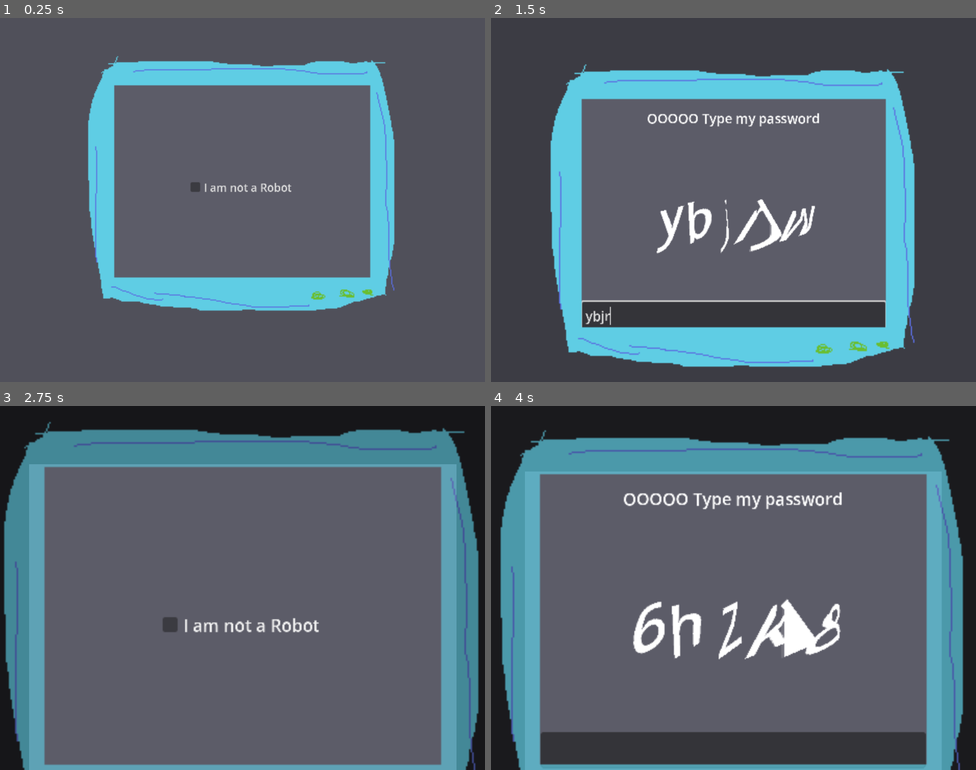
Above: before the commit, frames 1-4 (two rows, left to right).
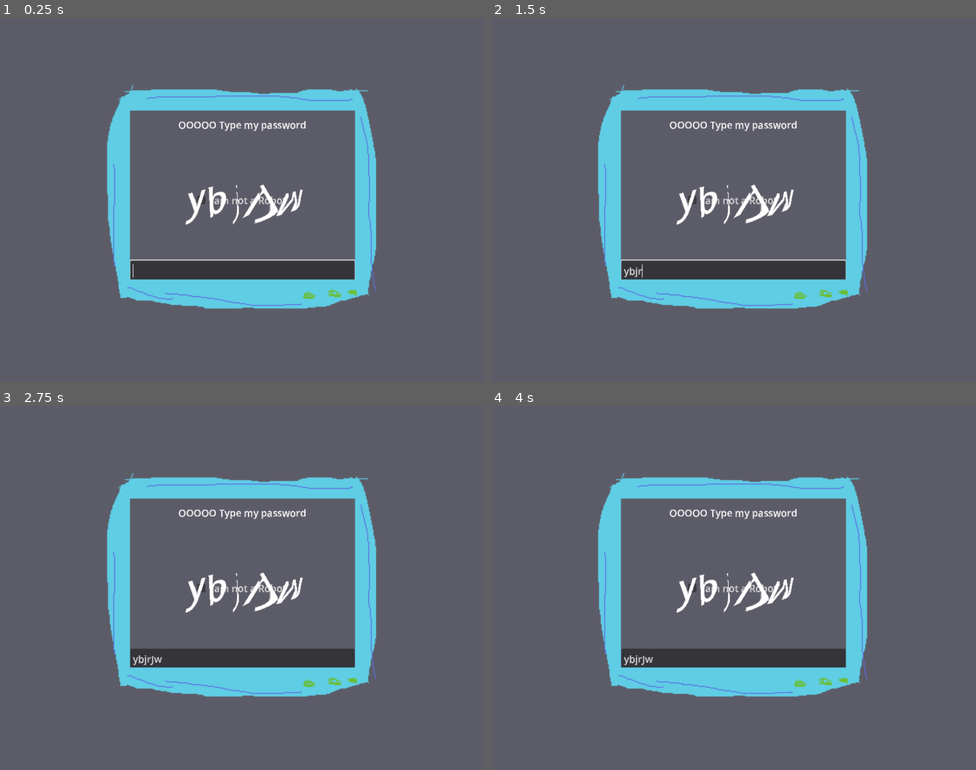
Above: after the commit, the same moments.

Repository: my-koala/UHackathon2025
Game: Godot game, scene res://assets/main.tscn
Same seed, same stepped clock (60 frames per second), same inputs: the game is played once before the commit and once after it. The engine's default icon, where the game draws it, is replaced by a stand-in: a white triangle on a blue panel in a dark square.
Inputs (mouse positions are in pixels of both pictures, inside the frame that each line leads up to):
- Up to frame 1 (0.25 s): no input
- Up to frame 2 (1.5 s): click "I am not a Robot" at 0.5 s; click (733, 265) at 1.27 s; type "ybjrJw" at 1.35 s
- Up to frame 3 (2.75 s): click (242, 588) at 2 s, where only the run after the commit has a clickable "I am not a Robot"
- Up to frame 4 (4 s): click "I am not a Robot" at 2.75 s

The runs differ from the first frame. In frame 1, 19% of the frame differs, in the area x 18-82%, y 10-81%; in frame 2, 78%, in the area x 0-100%, y 0-100%; in frame 3, 48%; in frame 4, 60%.
Error after the commit: Parse Error: Too few arguments for "start()" call. Expected at least 2 but received 1. (res://scripts/main.gd:99)

Commit message:
Add difficulty_scale to method signatures

Diff:
--- a/scripts/microgame/checkbox/checkbox.gd
+++ b/scripts/microgame/checkbox/checkbox.gd
@@ -4,6 +4,6 @@
 @onready
 var checkbox: CheckBox = $check_box
 
-func start(time_scale: float) -> void:
+func start(time_scale: float, difficulty_scale: float) -> void:
 	checkbox.set_pressed_no_signal(false)
-	super(time_scale)
+	super(time_scale, difficulty_scale)
--- a/scripts/microgame/microgame.gd
+++ b/scripts/microgame/microgame.gd
@@ -12,13 +12,13 @@
 
 ## DEBUG UNTIL THE GAME LOOP IS DONE
 func _ready() -> void:
-	start(1)
+	start(1, 0)
 
 func get_time_left() -> float:
 	return _time_left
 
 ## Starts the microgame
-func start(time_scale: float) -> void:
+func start(time_scale: float, difficulty_scale: float) -> void:
 	_time_scale = time_scale
 	_time_left = time_duration
 	_running = true
--- a/scripts/microgame/password/password.gd
+++ b/scripts/microgame/password/password.gd
@@ -9,11 +9,11 @@
 
 var _char_list : String = "abcdefghijklmnopqrstuvwxyzABCDEFGHIJKLMNOPQRSTUVWXYZ0123456789"
 
-func start(time_scale: float) -> void:
+func start(time_scale: float, difficulty_scaling: float) -> void:
 	password_label.text = ""
 	password_entry.text = ""
 
-	super(time_scale)
+	super(time_scale, difficulty_scaling)
 
 	password_label.text = _generate_word(_char_list, 6)
 	password_entry.grab_focus()
--- a/scripts/microgame/select_image/select_image.gd
+++ b/scripts/microgame/select_image/select_image.gd
@@ -22,7 +22,7 @@
 		button.pressed.connect(func() -> void: _on_texture_toggle(i))
 	super()
 
-func start(time_scale: float) -> void:
+func start(time_scale: float, difficulty_scaling: float) -> void:
 	_correct_buttons = 0
 	_expected_buttons = 0
 
@@ -47,7 +47,7 @@
 	_preview_text.add_image(_expected_image, 32, 32)
 
 	# Start
-	super(time_scale)
+	super(time_scale, difficulty_scaling)
 
 func _on_texture_toggle(button_idx: int) -> void:
 	var button: TextureButton = buttons[button_idx]
Not shown: 1 places in assets/microgame/select_image/image_button.tscn that only renumber resources
